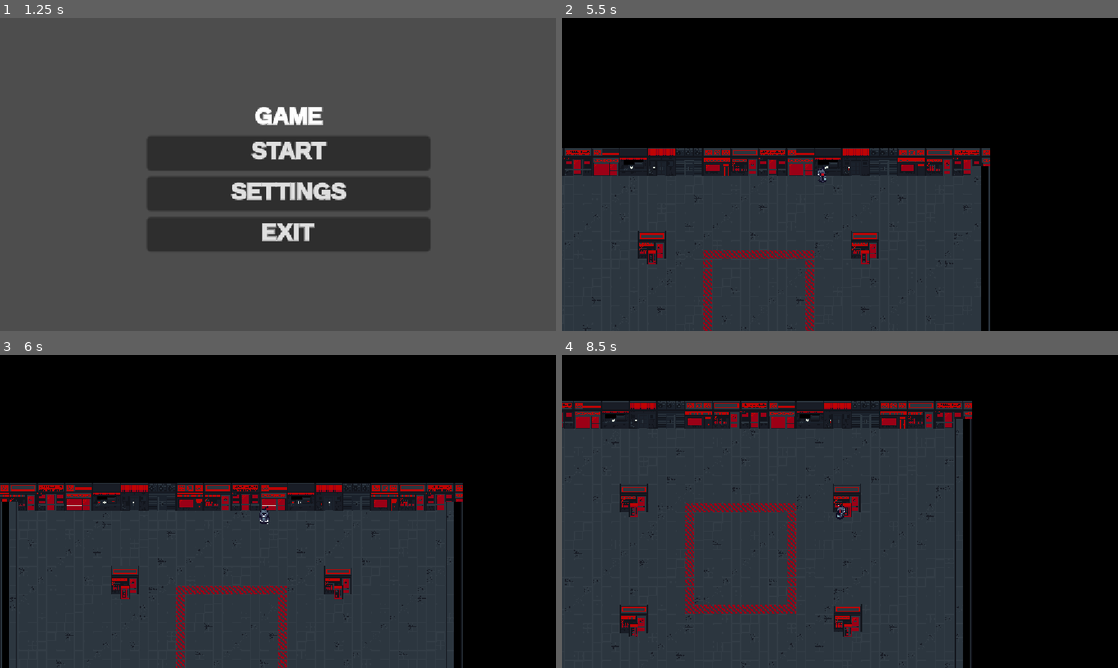
Above: before the commit, frames 1-4 (two rows, left to right).
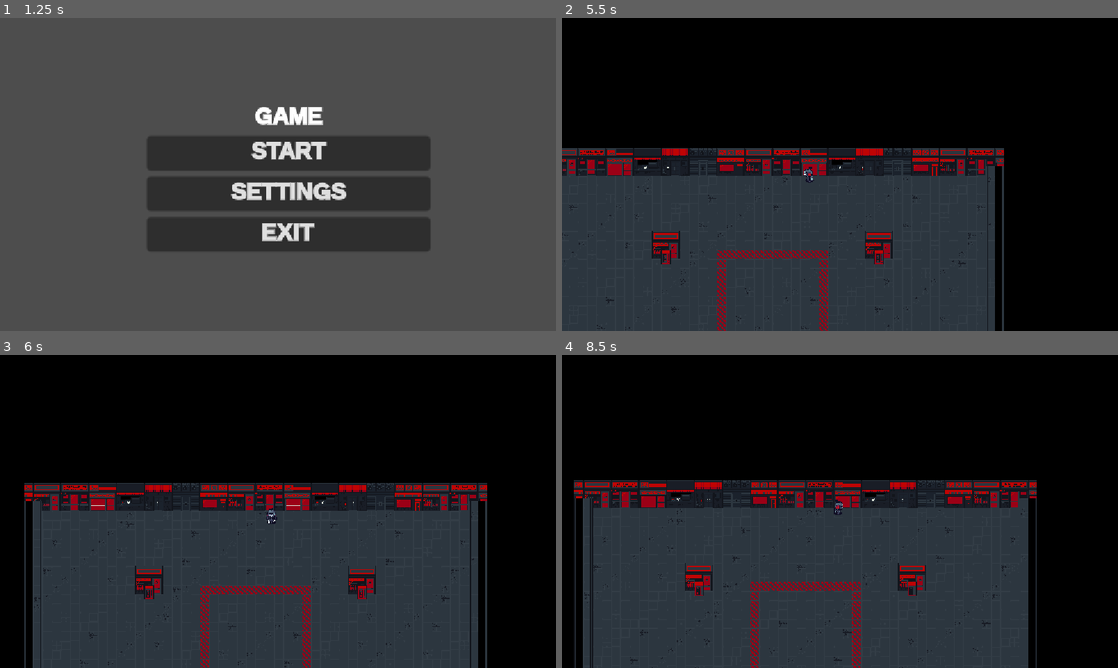
Above: after the commit, the same moments.

Repository: Oncomito/BBArsenal
Game: Godot game, scene res://scenes/ui/splash.tscn
Two runs of this game, one before a commit and one after it. Both use one fixed random seed, a clock stepped at 60 frames per second and the inputs below.
Inputs:
- Up to frame 1 (1.25 s): tap Enter (ui_accept) at 0.5, 0.77 s; hold D (player_right) from 0.53 s (still down); tap Shift (player_dash) at 0.6 s
- Up to frame 2 (5.5 s): release D (player_right) at 1.25 s; click "Start" at 1.25 s; tap Enter (ui_accept) at 2, 2.27, 3.77, 4.52, 5.27 s; hold S (player_down) 2.03-2.78 s; tap Shift (player_dash) every 0.75 s from 2.1 to 5.1 s; hold D (player_right) 2.78-3.53 s; hold W (player_up) 3.53-4.28 s; hold A (player_left) from 4.28 s (still down)
- Up to frame 3 (6 s): release A (player_left) at 5.78 s; hold S (player_down) from 5.78 s (still down); tap Shift (player_dash) at 5.85 s
- Up to frame 4 (8.5 s): release S (player_down) at 6.53 s; hold D (player_right) 6.53-7.28 s; tap Shift (player_dash) at 6.6, 7.35, 8.1 s; tap Enter (ui_accept) at 6.77, 7.52, 8.27 s; hold W (player_up) 7.28-8.03 s; hold D (player_right) from 8.03 s (still down)

Frame 1 is identical in both runs. In frame 2, 6.7% of the frame differs, in the area x 0-80%, y 41-100%; in frame 3, 12%; in frame 4, 36%, in the area x 0-86%, y 14-100%.

Commit message:
player dmg config

Diff:
--- a/scenes/main/main.tscn
+++ b/scenes/main/main.tscn
@@ -15,6 +15,7 @@
 [node name="Levels" type="Node2D" parent="." unique_id=53004094]
 
 [node name="Level1CyberArena" parent="Levels" unique_id=908846851 instance=ExtResource("1_iuonh")]
+position = Vector2(-68, 133)
 
 [node name="UI" type="CanvasLayer" parent="." unique_id=593122492]
 
Binary file changed: assets/images/splash_screen.png
Not shown: 1 places in scenes/main/main.tscn that only renumber resources
